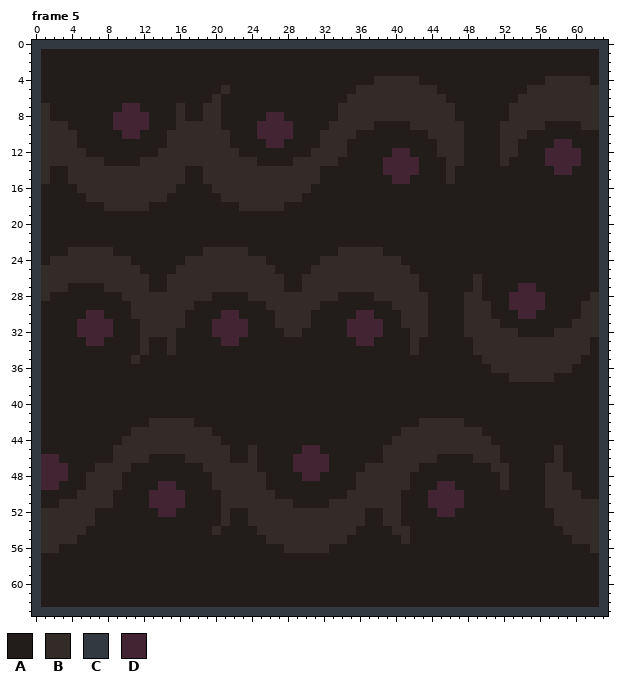
Pixel-art file, stored at Ase/tiles.aseprite. Above is the file before it was changed.
64x64 pixels, 5 frames. Colours within 5 levels of each other are drawn and written as one. Shown: frame 5. The commit also changed other frames, which this record leaves out.
Palette (. is transparent): A #221c1a  B #322b28  C #333941  D #422433
Now the later version:
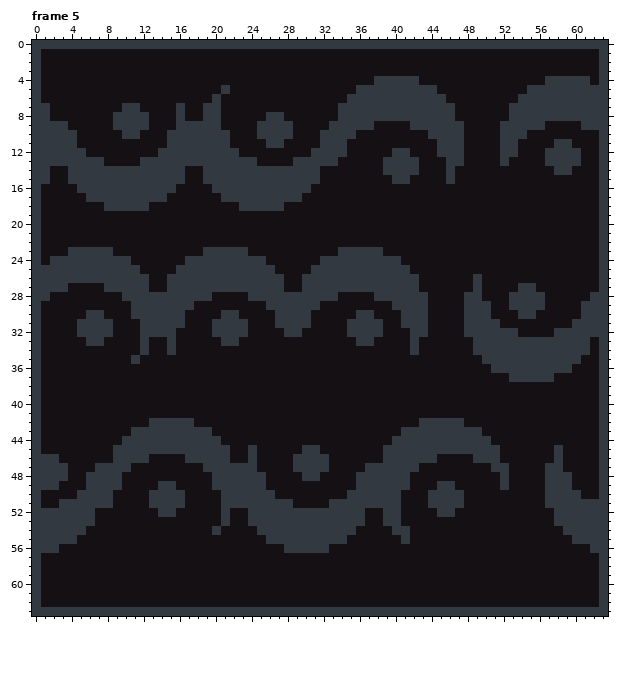
The exact change:
colour A: #221c1a -> #141013
colour D: #422433 -> #3b1725
Frame 5, layer "Layer 1":
y 4: x 38..42 BBBBB -> CCCCC; x 57..61 BBBBB -> CCCCC
y 5: x 21 B -> C; x 36..44 BBBBBBBBB -> CCCCCCCCC; x 55..62 BBBBBBBB -> CCCCCCCC
y 6: x 20 B -> C; x 35..45 BBBBBBBBBBB -> CCCCCCCCCCC; x 54..62 BBBBBBBBB -> CCCCCCCCC
y 7: x 1 B -> C; x 10..11 DD -> CC; x 16 B -> C; x 19..20 BB -> CC; x 34..46 BBBBBBBBBBBBB -> CCCCCCCCCCCCC; x 53..62 BBBBBBBBBB -> CCCCCCCCCC
y 8: x 1 B -> C; x 9..12 DDDD -> CCCC; x 16 B -> C; x 19..20 BB -> CC; x 26..27 DD -> CC; x 34..46 BBBBBBBBBBBBB -> CCCCCCCCCCCCC; x 53..62 BBBBBBBBBB -> CCCCCCCCCC
y 9: x 1..3 BBB -> CCC; x 9..12 DDDD -> CCCC; x 16..20 BBBBB -> CCCCC; x 25..28 DDDD -> CCCC; x 33..37 BBBBB -> CCCCC; x 42..47 BBBBBB -> CCCCCC; x 52..56 BBBBB -> CCCCC; x 61..62 BB -> CC
y 10: x 1..4 BBBB -> CCCC; x 10..11 DD -> CC; x 15..21 BBBBBBB -> CCCCCCC; x 25..28 DDDD -> CCCC; x 32..35 BBBB -> CCCC; x 44..47 BBBB -> CCCC; x 52..54 BBB -> CCC
y 11: x 1..4 BBBB -> CCCC; x 15..21 BBBBBBB -> CCCCCCC; x 26..27 DD -> CC; x 32..34 BBB -> CCC; x 45..47 BBB -> CCC; x 52..53 BB -> CC; x 58..59 DD -> CC
y 12: x 1..5 BBBBB -> CCCCC; x 14..22 BBBBBBBBB -> CCCCCCCCC; x 31..34 BBBB -> CCCC; x 40..41 DD -> CC; x 45..47 BBB -> CCC; x 52..53 BB -> CC; x 57..60 DDDD -> CCCC
y 13: x 1..7 BBBBBBB -> CCCCCCC; x 12..24 BBBBBBBBBBBBB -> CCCCCCCCCCCCC; x 29..33 BBBBB -> CCCCC; x 39..42 DDDD -> CCCC; x 46..47 BB -> CC; x 52 B -> C; x 57..60 DDDD -> CCCC
y 14: x 1 B -> C; x 4..16 BBBBBBBBBBBBB -> CCCCCCCCCCCCC; x 19..31 BBBBBBBBBBBBB -> CCCCCCCCCCCCC; x 39..42 DDDD -> CCCC; x 46 B -> C; x 58..59 DD -> CC
y 15: x 1 B -> C; x 4..16 BBBBBBBBBBBBB -> CCCCCCCCCCCCC; x 19..31 BBBBBBBBBBBBB -> CCCCCCCCCCCCC; x 40..41 DD -> CC; x 46 B -> C
y 16: x 5..15 BBBBBBBBBBB -> CCCCCCCCCCC; x 20..30 BBBBBBBBBBB -> CCCCCCCCCCC
y 17: x 6..14 BBBBBBBBB -> CCCCCCCCC; x 21..29 BBBBBBBBB -> CCCCCCCCC
y 18: x 8..12 BBBBB -> CCCCC; x 23..27 BBBBB -> CCCCC
y 23: x 4..8 BBBBB -> CCCCC; x 19..23 BBBBB -> CCCCC; x 34..38 BBBBB -> CCCCC
y 24: x 2..10 BBBBBBBBB -> CCCCCCCCC; x 17..25 BBBBBBBBB -> CCCCCCCCC; x 32..40 BBBBBBBBB -> CCCCCCCCC
y 25: x 1..11 BBBBBBBBBBB -> CCCCCCCCCCC; x 16..26 BBBBBBBBBBB -> CCCCCCCCCCC; x 31..41 BBBBBBBBBBB -> CCCCCCCCCCC
y 26: x 1..12 BBBBBBBBBBBB -> CCCCCCCCCCCC; x 15..27 BBBBBBBBBBBBB -> CCCCCCCCCCCCC; x 30..42 BBBBBBBBBBBBB -> CCCCCCCCCCCCC; x 49 B -> C
y 27: x 1..3 BBB -> CCC; x 8..12 BBBBB -> CCCCC; x 15..27 BBBBBBBBBBBBB -> CCCCCCCCCCCCC; x 30..42 BBBBBBBBBBBBB -> CCCCCCCCCCCCC; x 49 B -> C; x 54..55 DD -> CC
y 28: x 1 B -> C; x 10..19 BBBBBBBBBB -> CCCCCCCCCC; x 24..33 BBBBBBBBBB -> CCCCCCCCCC; x 38..43 BBBBBB -> CCCCCC; x 48..49 BB -> CC; x 53..56 DDDD -> CCCC; x 62 B -> C
y 29: x 11..17 BBBBBBB -> CCCCCCC; x 26..31 BBBBBB -> CCCCCC; x 40..43 BBBB -> CCCC; x 48..50 BBB -> CCC; x 53..56 DDDD -> CCCC; x 61..62 BB -> CC
y 30: x 6..7 DD -> CC; x 11..16 BBBBBB -> CCCCCC; x 21..22 DD -> CC; x 27..30 BBBB -> CCCC; x 36..37 DD -> CC; x 41..43 BBB -> CCC; x 48..50 BBB -> CCC; x 54..55 DD -> CC; x 61..62 BB -> CC
y 31: x 5..8 DDDD -> CCCC; x 12..16 BBBBB -> CCCCC; x 20..23 DDDD -> CCCC; x 27..30 BBBB -> CCCC; x 35..38 DDDD -> CCCC; x 41..43 BBB -> CCC; x 48..51 BBBB -> CCCC; x 60..62 BBB -> CCC
y 32: x 5..8 DDDD -> CCCC; x 12..15 BBBB -> CCCC; x 20..23 DDDD -> CCCC; x 28..29 BB -> CC; x 35..38 DDDD -> CCCC; x 42..43 BB -> CC; x 48..53 BBBBBB -> CCCCCC; x 58..62 BBBBB -> CCCCC
y 33: x 6..7 DD -> CC; x 12 B -> C; x 15 B -> C; x 21..22 DD -> CC; x 36..37 DD -> CC; x 42 B -> C; x 49..61 BBBBBBBBBBBBB -> CCCCCCCCCCCCC
y 34: x 12 B -> C; x 15 B -> C; x 42 B -> C; x 49..61 BBBBBBBBBBBBB -> CCCCCCCCCCCCC
y 35: x 11 B -> C; x 50..60 BBBBBBBBBBB -> CCCCCCCCCCC
y 36: x 51..59 BBBBBBBBB -> CCCCCCCCC
y 37: x 53..57 BBBBB -> CCCCC
y 42: x 13..17 BBBBB -> CCCCC; x 43..47 BBBBB -> CCCCC
y 43: x 11..19 BBBBBBBBB -> CCCCCCCCC; x 41..49 BBBBBBBBB -> CCCCCCCCC
y 44: x 10..20 BBBBBBBBBBB -> CCCCCCCCCCC; x 40..50 BBBBBBBBBBB -> CCCCCCCCCCC
y 45: x 9..21 BBBBBBBBBBBBB -> CCCCCCCCCCCCC; x 24 B -> C; x 30..31 DD -> CC; x 39..51 BBBBBBBBBBBBB -> CCCCCCCCCCCCC; x 58 B -> C
y 46: x 1..2 DD -> CC; x 9..12 BBBB -> CCCC; x 17..21 BBBBB -> CCCCC; x 24 B -> C; x 29..32 DDDD -> CCCC; x 39..44 BBBBBB -> CCCCCC; x 49..51 BBB -> CCC; x 58 B -> C
y 47: x 1..3 DDD -> CCC; x 7..10 BBBB -> CCCC; x 19..24 BBBBBB -> CCCCCC; x 29..32 DDDD -> CCCC; x 37..42 BBBBBB -> CCCCCC; x 51..52 BB -> CC; x 57..58 BB -> CC
y 48: x 1..3 DDD -> CCC; x 6..9 BBBB -> CCCC; x 20..25 BBBBBB -> CCCCCC; x 30..31 DD -> CC; x 36..41 BBBBBB -> CCCCCC; x 52 B -> C; x 57..59 BBB -> CCC
y 49: x 1..2 DD -> CC; x 6..9 BBBB -> CCCC; x 14..15 DD -> CC; x 20..25 BBBBBB -> CCCCCC; x 36..41 BBBBBB -> CCCCCC; x 45..46 DD -> CC; x 52 B -> C; x 57..59 BBB -> CCC
y 50: x 5..8 BBBB -> CCCC; x 13..16 DDDD -> CCCC; x 21..26 BBBBBB -> CCCCCC; x 35..40 BBBBBB -> CCCCCC; x 44..47 DDDD -> CCCC; x 57..60 BBBB -> CCCC
y 51: x 3..8 BBBBBB -> CCCCCC; x 13..16 DDDD -> CCCC; x 21..28 BBBBBBBB -> CCCCCCCC; x 33..40 BBBBBBBB -> CCCCCCCC; x 44..47 DDDD -> CCCC; x 57..62 BBBBBB -> CCCCCC
y 52: x 1..6 BBBBBB -> CCCCCC; x 14..15 DD -> CC; x 21 B -> C; x 24..36 BBBBBBBBBBBBB -> CCCCCCCCCCCCC; x 39..40 BB -> CC; x 45..46 DD -> CC; x 58..62 BBBBB -> CCCCC
y 53: x 1..6 BBBBBB -> CCCCCC; x 21 B -> C; x 24..36 BBBBBBBBBBBBB -> CCCCCCCCCCCCC; x 39..40 BB -> CC; x 58..62 BBBBB -> CCCCC
y 54: x 1..5 BBBBB -> CCCCC; x 20 B -> C; x 25..35 BBBBBBBBBBB -> CCCCCCCCCCC; x 40..41 BB -> CC; x 59..62 BBBB -> CCCC
y 55: x 1..4 BBBB -> CCCC; x 26..34 BBBBBBBBB -> CCCCCCCCC; x 41 B -> C; x 60..62 BBB -> CCC
y 56: x 1..2 BB -> CC; x 28..32 BBBBB -> CCCCC; x 62 B -> C
Boxes around the changes in both pictures, in picture pixels (x1, y1, x2, y2):
changed: (41, 49, 599, 607)
